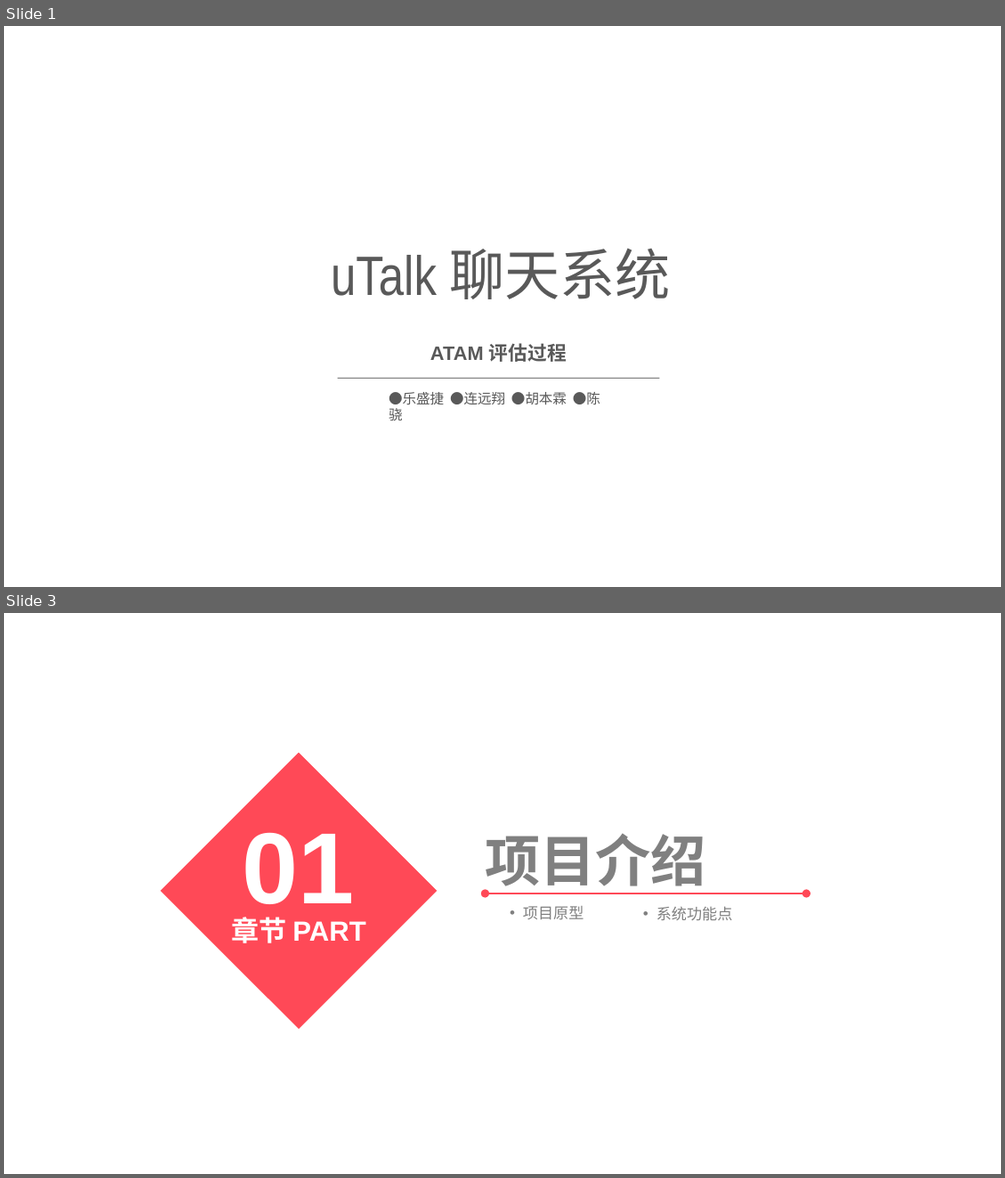
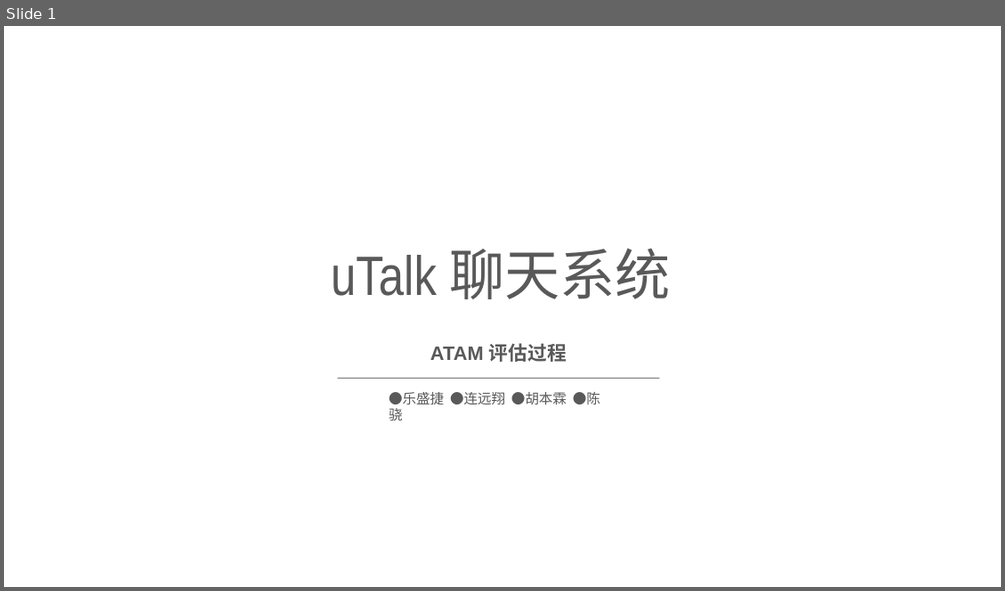
Before and after one commit to Almarduke/ArchitectureBigHomework, a slide deck: PPT/ATAM演示.pptx. Shown one above the other, each under a label of ours: slides 1 and 3 before the commit, slide 1 after it; the slides between them are not shown. The pictures are 1005x1178 and 1005x591 pixels, drawn with LibreOffice and Linux fonts; fonts in the diff are those of the drawing; background and template pictures are left out. Boxes give left, top, right and bottom in pixels: in the first picture for what was removed or moved away, otherwise in the second. Text is boxed around its words. In the diff, an @@ line names an element or a change of style, - is before the commit and + after.

```diff
--- a/PPT/ATAM演示.pptx
+++ b/PPT/ATAM演示.pptx
@@ slide 3 removed at bbox=[4, 613, 1001, 1174], background picture (left out) @@
@@ freeform shape removed at bbox=[161, 753, 437, 1029] @@
@@ text removed at bbox=[243, 832, 355, 922] @@
-01
@@ text removed at bbox=[485, 834, 706, 894] @@
-项目介绍
@@ double arrow removed from (485, 893) to (807, 893) @@
@@ text removed at bbox=[523, 906, 584, 920] @@
-  • 项目原型
@@ text removed at bbox=[656, 906, 733, 921] @@
-  • 系统功能点
@@ text removed at bbox=[231, 916, 365, 943] @@
-章节 PART
```
Also in this commit, not shown: 5 slides changed, 8 slides added, 26 other slides removed, 1 other file.
